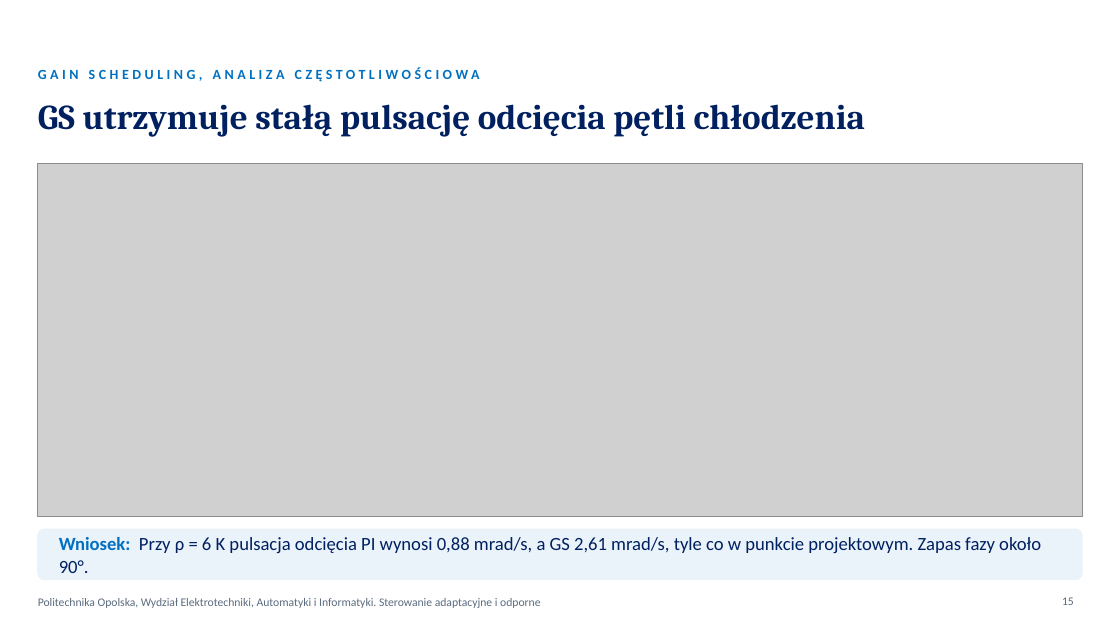
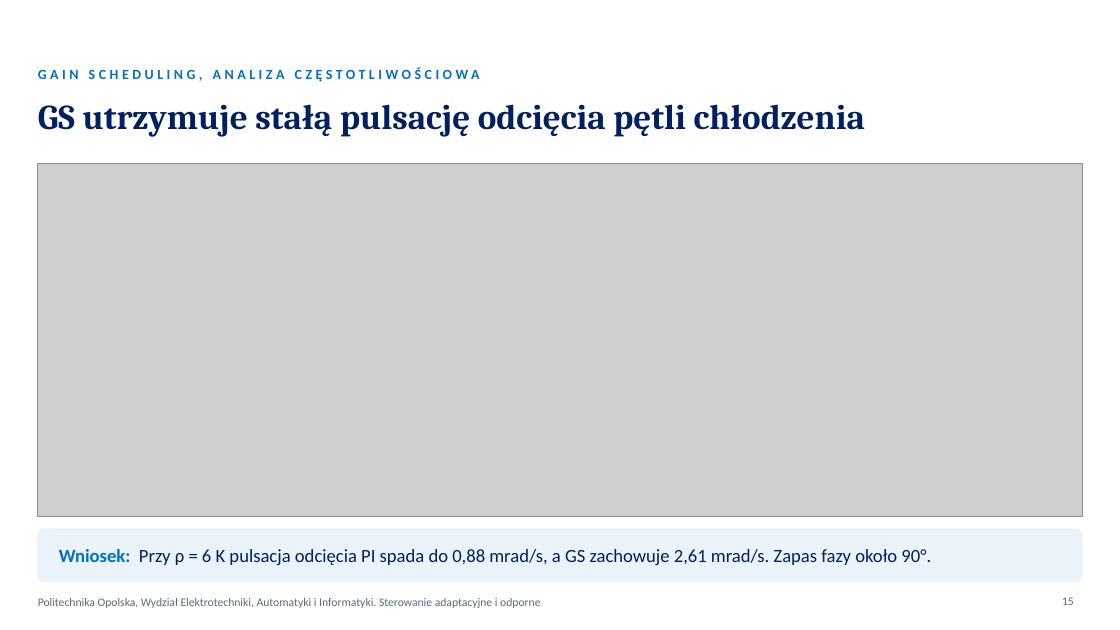
Before and after one commit to KarolFabianek/Adaptive-and-robust-control, a slide deck: slide 15 of Prezentacja/BTMS_PROJEKT_FABIANEK_FORTUNA.pptx. Drawn at 1120x630 pixels with LibreOffice and Linux fonts; fonts in the diff are those of the drawing; grey boxes stand for pictures; background and template pictures are left out. Boxes give left, top, right and bottom in pixels: in the first picture for what was removed or moved away, otherwise in the second. Text is boxed around its words. In the diff, an @@ line names an element or a change of style, - is before the commit and + after.

```diff
--- a/Prezentacja/BTMS_PROJEKT_FABIANEK_FORTUNA.pptx
+++ b/Prezentacja/BTMS_PROJEKT_FABIANEK_FORTUNA.pptx
@@ rounded rectangle at <box>38,529,1082,581</box>: proportions changed @@
@@ text at <box>59,549,931,565</box>: text changed @@
-Wniosek: Przy ρ = 6 K pulsacja odcięcia PI wynosi 0,88 mrad/s, a GS 2,61 mrad/s, tyle co w punkcie projektowym. Zapas fazy około 90°.
+Wniosek: Przy ρ = 6 K pulsacja odcięcia PI spada do 0,88 mrad/s, a GS zachowuje 2,61 mrad/s. Zapas fazy około 90°.
```
Also in this commit, not shown: 26 other slides changed, 8 other files.
